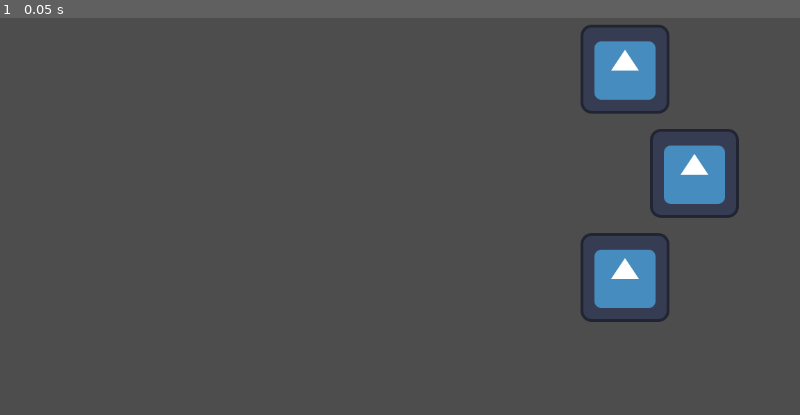
Above: before the commit, frame 1.
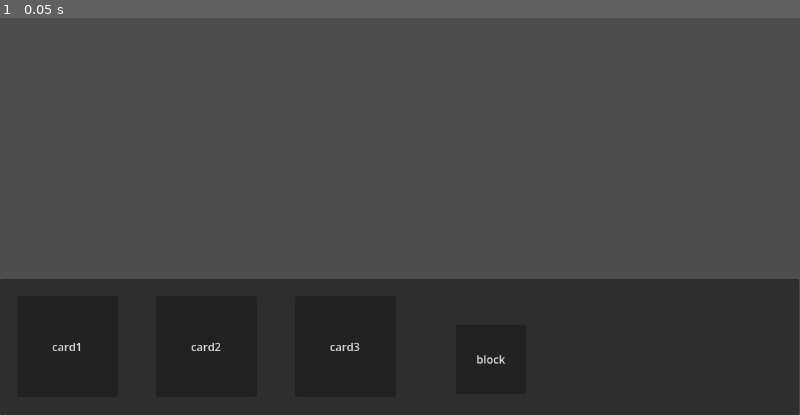
Above: after the commit, the same moment.

Repository: Kaeleb-Greene/dungeoneers-2
Game: Godot game, scene res://Scenes/dungeon.tscn
Two runs of this game, one before a commit and one after it. Both use one fixed random seed, a clock stepped at 60 frames per second and the inputs below. The engine's default icon, where the game draws it, is replaced by a stand-in: a white triangle on a blue panel in a dark square.
Inputs:
- Up to frame 1 (0.05 s): no input

The runs differ from the first frame. In frame 1, 38% of the frame differs, in the area x 0-100%, y 1-100%.

Commit message:
added dungeon ui
added dungeon ui and updated to 4.7

Diff:
--- a/Scenes/dungeon.tscn
+++ b/Scenes/dungeon.tscn
@@ -4,3 +4,44 @@
 
 [node name="Dungeon" type="Node2D" unique_id=1683826129]
 script = ExtResource("1_dakn4")
+
+[node name="Camera2D" type="Camera2D" parent="." unique_id=696356979]
+
+[node name="everythingPanel" type="Panel" parent="." unique_id=709981878]
+offset_left = -576.0
+offset_top = 128.0
+offset_right = 575.0
+offset_bottom = 324.0
+
+[node name="card1" type="Button" parent="everythingPanel" unique_id=956647124]
+layout_mode = 0
+offset_left = 25.0
+offset_top = 25.0
+offset_right = 170.0
+offset_bottom = 170.0
+text = "card1"
+
+[node name="card2" type="Button" parent="everythingPanel" unique_id=931307907]
+layout_mode = 0
+offset_left = 225.0
+offset_top = 25.0
+offset_right = 370.0
+offset_bottom = 170.0
+text = "card2"
+
+[node name="card3" type="Button" parent="everythingPanel" unique_id=1853754020]
+layout_mode = 0
+offset_left = 425.0
+offset_top = 25.0
+offset_right = 570.0
+offset_bottom = 170.0
+text = "card3"
+
+[node name="blockButton" type="Button" parent="everythingPanel" unique_id=1754227088]
+layout_mode = 0
+offset_left = 657.0
+offset_top = 66.0
+offset_right = 757.0
+offset_bottom = 166.0
+text = "block
+"
--- a/project.godot
+++ b/project.godot
@@ -12,12 +12,16 @@
 
 config/name="Dungeoneers2"
 run/main_scene="uid://cp04phtuxrkfe"
-config/features=PackedStringArray("4.6", "Forward Plus")
+config/features=PackedStringArray("4.7", "Forward Plus")
 config/icon="res://icon.svg"
 
 [display]
 
 window/stretch/mode="viewport"
+
+[dotnet]
+
+project/assembly_name="Dungeoneers2"
 
 [input]
 
